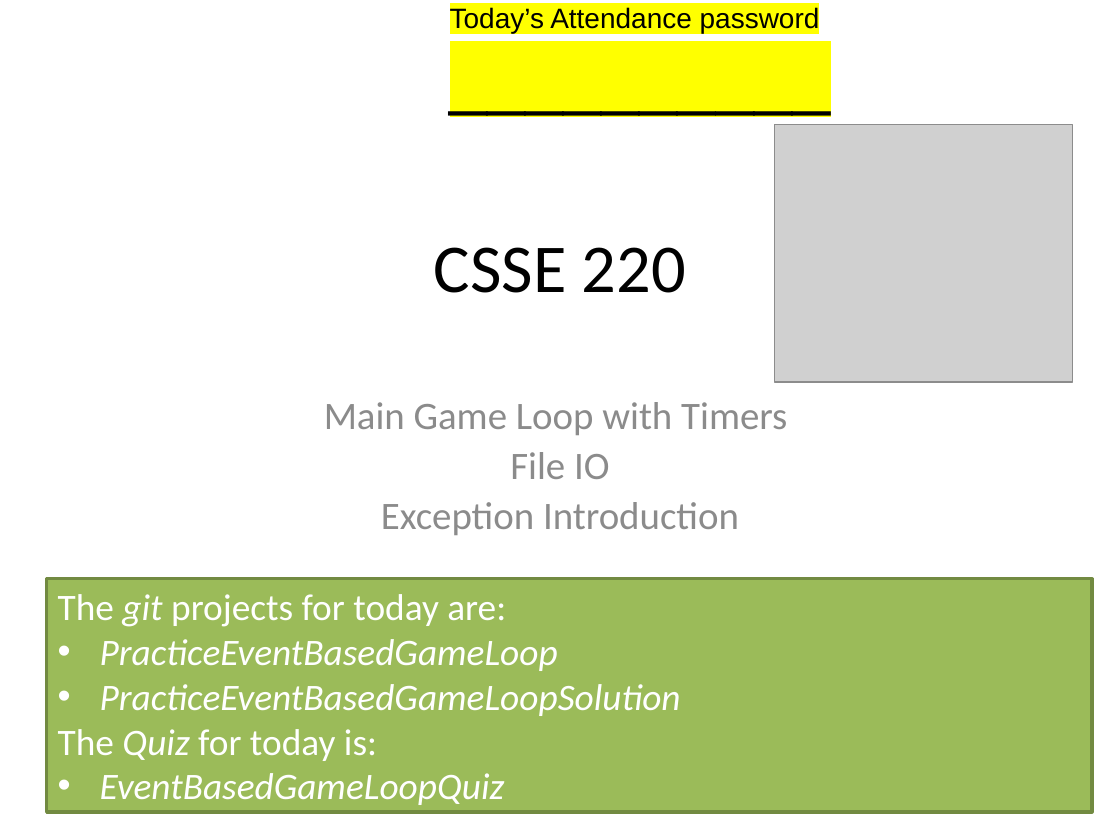
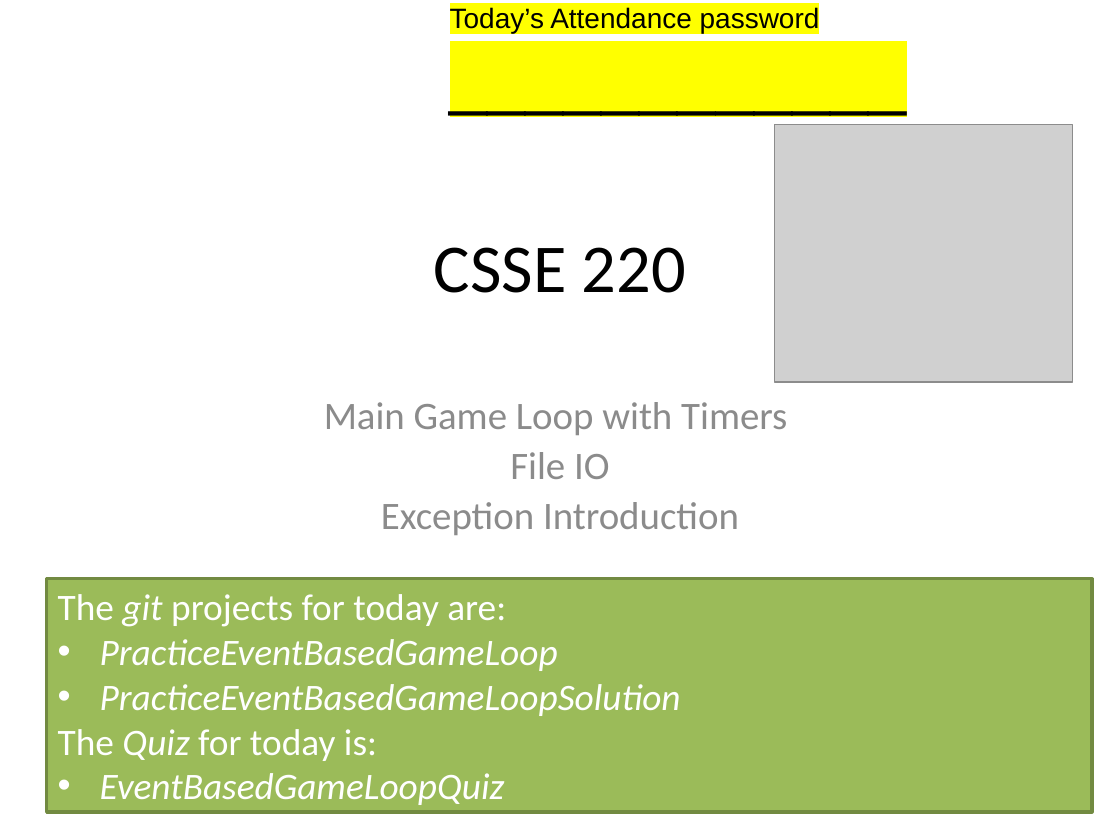
Before and after one commit to RHIT-CSSE/csse220, a slide deck: slide 1 of ClassMaterials/EventBasedGameLoop/Slides/Part1-EventBasedGameLoop.pptx. Drawn at 1120x840 pixels with LibreOffice and Linux fonts; fonts in the diff are those of the drawing; grey boxes stand for pictures. Boxes give left, top, right and bottom in pixels: in the first picture for what was removed or moved away, otherwise in the second. Text is boxed around its words. In the diff, an @@ line names an element or a change of style, - is before the commit and + after.

```diff
--- a/ClassMaterials/EventBasedGameLoop/Slides/Part1-EventBasedGameLoop.pptx
+++ b/ClassMaterials/EventBasedGameLoop/Slides/Part1-EventBasedGameLoop.pptx
@@ text at [450, 6, 820, 33]: text changed @@
-__________
+____________
```
Also in this commit, not shown: 2 other slides changed, 4 slides added, 2 other files.
